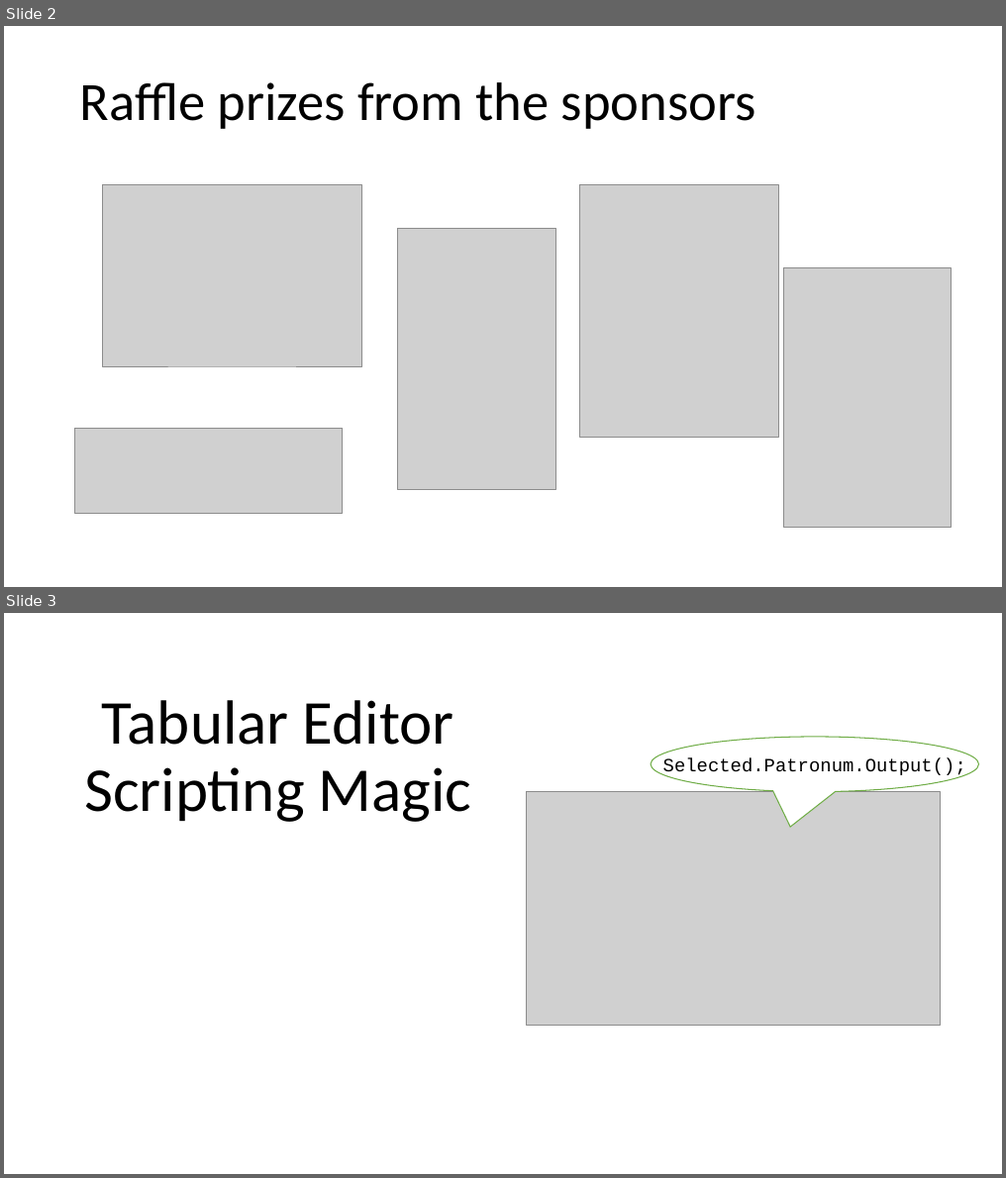
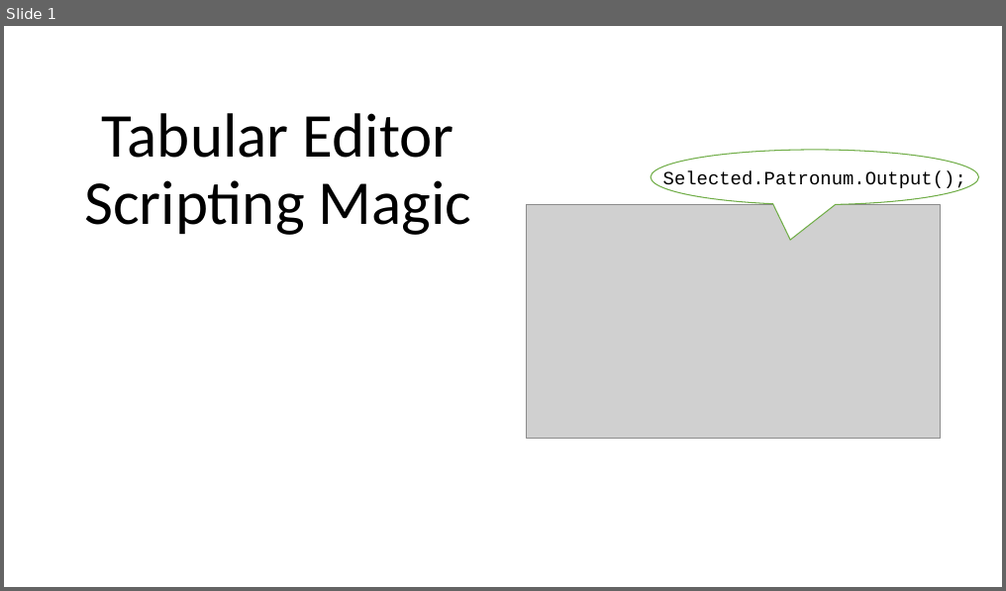
Before and after one commit to otykier/training, a slide deck: Singapore UG 2025/Tabular Editor scripting magic/Tabular Editor Scripting Magic.pptx. Shown one above the other, each under a label of ours: slides 2 and 3 before the commit, slide 1 after it. The pictures are 1006x1178 and 1006x591 pixels, drawn with LibreOffice and Linux fonts; fonts in the diff are those of the drawing; grey boxes stand for pictures. Boxes give left, top, right and bottom in pixels: in the first picture for what was removed or moved away, otherwise in the second. Text is boxed around its words. In the diff, an @@ line names an element or a change of style, - is before the commit and + after.

```diff
--- a/Singapore UG 2025/Tabular Editor scripting magic/Tabular Editor Scripting Magic.pptx
+++ b/Singapore UG 2025/Tabular Editor scripting magic/Tabular Editor Scripting Magic.pptx
@@ slide 2 removed at <box>4,26,1002,587</box>, background #FFFFFF @@
@@ title removed at <box>80,82,756,129</box> @@
-Raffle prizes from the sponsors
@@ picture removed at <box>103,185,361,367</box> @@
@@ picture removed at <box>580,185,779,438</box> @@
@@ picture removed at <box>398,229,555,490</box> @@
@@ picture removed at <box>783,268,951,528</box> @@
@@ picture removed at <box>75,428,344,513</box> @@
@@ what was slide 3 is now slide 1 @@
```
Also in this commit, not shown: 2 slides changed, 2 other slides removed.
